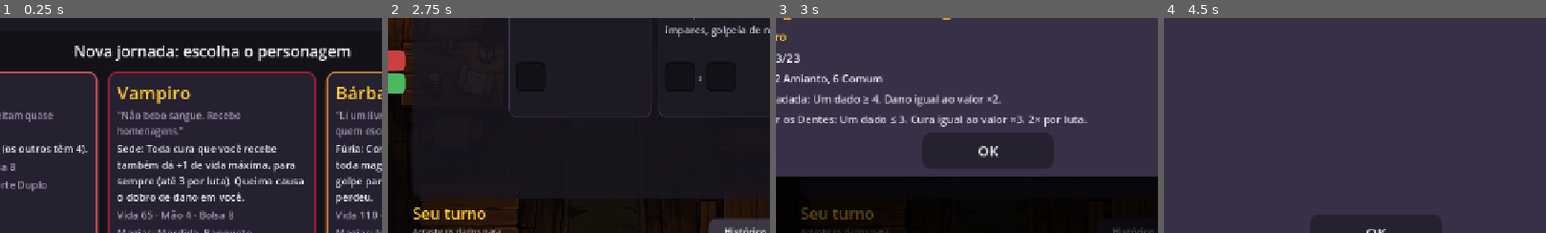
Above: before the commit, frames 1-4 (left to right).
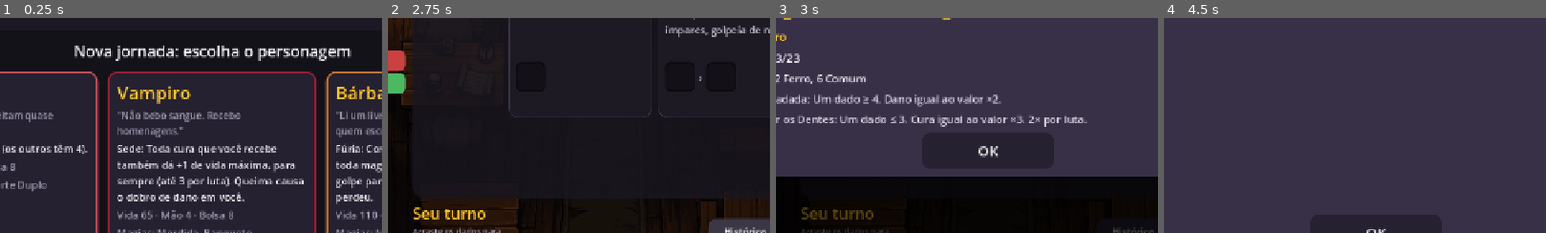
Above: after the commit, the same moments.

Repository: luizfsantos-alt/DICEMAXXXING
Game: Godot game, scene res://ui/main.tscn
Two runs of this game, one before a commit and one after it. Both use one fixed random seed, a clock stepped at 60 frames per second and the inputs below.
Inputs (mouse positions are % of the whole screen's width and height, from its top left):
- Up to frame 1 (0.25 s): no input
- Up to frame 2 (2.75 s): click (21, 70) at 0.52 s; click (39, 48) at 1.27 s; click "Histórico" at 2 s
- Up to frame 3 (3 s): click "Ficha" at 2.75 s
- Up to frame 4 (4.5 s): click "OK" at 3.5 s; click "Histórico" at 4.25 s
The pictures show only the part of the screen within x 22-72%, y 35-85%; the shares and areas given below are measured in that part.

Frames 1-2 are identical in both runs. In frame 3, 0.6% of the frame differs, in the area x 2-28%, y 25-31%; in frame 4, nothing differs.

Commit message:
Bárbaro: 2 Ferros (sempre 3) no lugar dos 2 Amiantos
Ferro (Fe): Maciço, todas as faces são 3. Só o Bárbaro começa com ele; não é vendido
nem sorteado. Os Ferros pagam o Cerrar os Dentes, nunca a Machadada (pede 4 ou mais),
e não machucam quem usa. O Amianto continua à venda. CI mede a vida do Bárbaro de
90 a 120 com o kit novo (temporário).

Co-Authored-By: Claude Opus 5.5 <noreply@anthropic.com>
Claude-Session: https://claude.ai/code/session_01WYKQX1bzpD1WJHy94cNALW

Diff:
--- a/data/texts_pt_br.json
+++ b/data/texts_pt_br.json
@@ -307,6 +307,10 @@
   "Am": [
    "Amianto",
    "Fibroso: +3 em todas as faces (4 a 9). Ao ser usado, causa 3 de dano em você."
+  ],
+  "Fe": [
+   "Ferro",
+   "Maciço: todas as faces são 3."
   ],
   "C": [
    "Carbono",
--- a/engine/characters.gd
+++ b/engine/characters.gd
@@ -40,7 +40,7 @@
 		"spells": [["mordida", 0, 0, 0, 1], ["banquete", 1, 0, 1, 1]],
 	},
 	"barbarian": {
-		"hp": 110, "grid": Vector2i(3, 3), "blocked": [], "hand": 4, "bag_size": 8, "bag": ["Am", "Am"],
+		"hp": 110, "grid": Vector2i(3, 3), "blocked": [], "hand": 4, "bag_size": 8, "bag": ["Fe", "Fe"],
 		"spells": [["machadada", 0, 0, 0, 1], ["cerrar", 1, 0, 0, 1]],
 	},
 }
--- a/engine/die.gd
+++ b/engine/die.gd
@@ -4,7 +4,7 @@
 ## e adesivos ×2 (docs/SPEC_v3.md §4).
 
 var faces: Array = [1, 2, 3, 4, 5, 6]
-var element: String = "" ## "", H, Os, U, Pb, Na, Hg, Am, C
+var element: String = "" ## "", H, Os, U, Pb, Na, Hg, Am, C, Fe
 var stickers: Array = [0, 0, 0, 0, 0, 0] ## Adesivos ×2 por face.
 var locked: Array = [false, false, false, false, false, false] ## Faces que não podem ser editadas.
 
--- a/engine/elements.gd
+++ b/engine/elements.gd
@@ -3,9 +3,9 @@
 ## Elementos e substâncias (docs/SPEC_v3.md §4.1, docs/PERSONAGENS.md §3.2 e §5).
 ## Química é tempero: cada um tem um efeito de uma linha.
 
-const ALL := ["H", "Os", "U", "Na", "Hg", "Pb", "Am", "C"]
-const SHOP := ["H", "Os", "U", "Na", "Hg", "Am", "C"] ## Chumbo só vem dos inimigos (e do Metalurgista).
-## Raridade (docs/RARIDADE.md §4). O Chumbo fica fora: para o Metalurgista, conta como Comum.
+const ALL := ["H", "Os", "U", "Na", "Hg", "Pb", "Am", "C", "Fe"]
+const SHOP := ["H", "Os", "U", "Na", "Hg", "Am", "C"] ## Chumbo só vem dos inimigos (e do Metalurgista); Ferro, só do Bárbaro.
+## Raridade (docs/RARIDADE.md §4). Chumbo e Ferro ficam fora (não são sorteados): contam como Comum.
 const RARITY := {
 	"common": ["Na", "Am", "C"],
 	"uncommon": ["U", "Hg"],
@@ -21,6 +21,7 @@
 	"Pb": Color(0.42, 0.42, 0.48),
 	"Am": Color(0.85, 0.82, 0.62),
 	"C": Color(0.24, 0.23, 0.22), ## Grafite.
+	"Fe": Color(0.58, 0.45, 0.4), ## Ferro oxidado.
 }
 const SOLITARY_BAG := 6 ## Hidrogênio: ×3 com bolsa deste tamanho ou menor (a inicial tem 8).
 const SOLITARY_MULT := 3
@@ -42,6 +43,9 @@
 			# Fibroso: +3 em todas as faces (4 a 9).
 			for i in 6:
 				d.faces[i] = int(d.faces[i]) + ASBESTOS_PLUS
+		"Fe":
+			# Maciço: sempre 3 (as faces podem ser editadas e receber adesivos).
+			d.faces = [3, 3, 3, 3, 3, 3]
 		"Pb":
 			d.faces = [1, 1, 1, 2, 2, 3]
 			d.stickers = [0, 0, 0, 0, 0, 0]
--- a/sim/shot_dice.gd
+++ b/sim/shot_dice.gd
@@ -18,7 +18,7 @@
 	bg.size = root.size
 	root.add_child(bg)
 	var vals := [1, 2, 3, 4, 5, 6, 8, 12, 27]
-	var els := ["", "H", "Os", "U", "Na", "Hg", "Pb", "Am", "C"]
+	var els := ["", "H", "Os", "U", "Na", "Hg", "Pb", "Am", "Fe"]
 	for k in vals.size():
 		var h := Hole.new().set_interactive(false).setup(92)
 		h.position = Vector2(20 + k * 100, 600)
--- a/tests/test_personagens.gd
+++ b/tests/test_personagens.gd
@@ -14,6 +14,15 @@
 
 
 # ------------------------------------------------------------------ Kits
+func test_ferro_sempre_tira_3():
+	var d := Die.with_element("Fe")
+	for i in 6:
+		assert_eq(d.value(i), 3)
+	assert_eq(EnemyFactory.base("barbarian").bag.filter(func(x): return x.element == "Fe").size(), 2)
+	assert_false("Fe" in Elements.SHOP)
+	assert_eq(Texts.element_name("Fe"), "Ferro")
+
+
 func test_kits_de_todos_os_arquetipos():
 	for id in Characters.ALL:
 		var f := EnemyFactory.base(id)
--- a/ui/dice_3d.gd
+++ b/ui/dice_3d.gd
@@ -92,7 +92,7 @@
 	m.normal_scale = 1.4
 	m.roughness = 0.42
 	m.metallic_specular = 0.6
-	if element in ["Hg", "Os", "Pb"]:
+	if element in ["Hg", "Os", "Pb", "Fe"]:
 		m.metallic = 0.45
 		m.roughness = 0.3
 	m.texture_filter = BaseMaterial3D.TEXTURE_FILTER_LINEAR_WITH_MIPMAPS_ANISOTROPIC
Not shown, changed: docs/PERSONAGENS.md
Not shown, changed: docs/SPEC_v3.md
